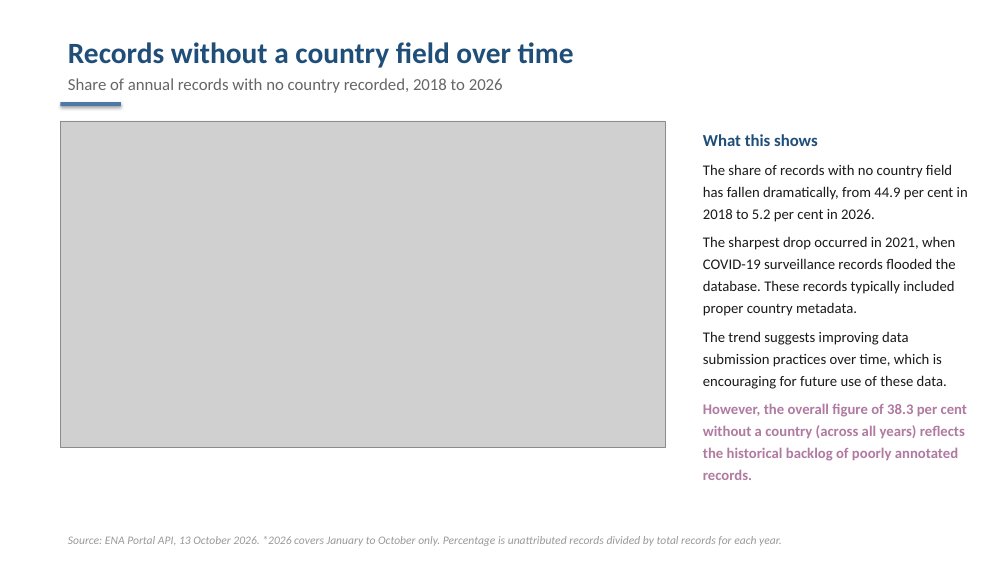
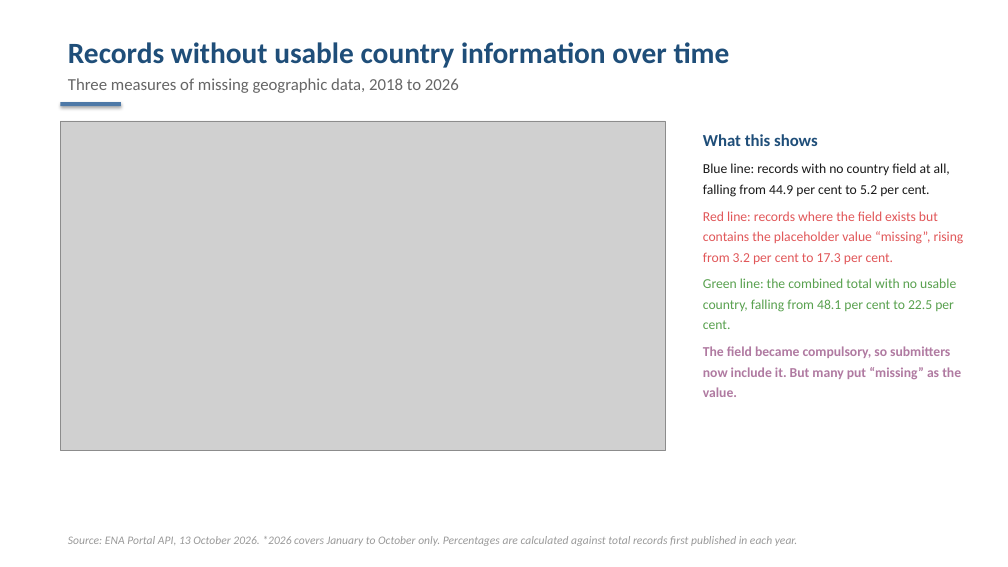
Before and after one commit to j-kind/insdc-provenance-cali-fund, a slide deck: slide 7 of pipeline/output/DRAFT_global_sequence_accessions.pptx. Drawn at 1008x567 pixels with LibreOffice and Linux fonts; fonts in the diff are those of the drawing; grey boxes stand for pictures. Boxes give left, top, right and bottom in pixels: in the first picture for what was removed or moved away, otherwise in the second. Text is boxed around its words. In the diff, an @@ line names an element or a change of style, - is before the commit and + after.

Commit message:
Update presentation: three-line no-country chart, substitution effect, vocabulary enforcement
- Chart now shows no-field, "missing" placeholder, and combined no-usable-country lines
- New slide: substitution effect (compulsory field reduced absences but created placeholders)
- New slide: controlled vocabulary vs free text in practice, with enforcement recommendation
- Presentation now 25 slides

```diff
--- a/pipeline/output/DRAFT_global_sequence_accessions.pptx
+++ b/pipeline/output/DRAFT_global_sequence_accessions.pptx
@@ text at <box>68,42,730,93</box>: text changed @@
-Records without a country field over time
-Share of annual records with no country recorded, 2018 to 2026
+Records without usable country information over time
+Three measures of missing geographic data, 2018 to 2026
@@ text at <box>703,163,964,397</box>: text changed; size 14 to 13 pt; text colour #1A1A1A to #E15759 @@
-The share of records with no country field has fallen dramatically, from 44.9 per cent in 2018 to 5.2 per cent in 2026.
-The sharpest drop occurred in 2021, when COVID-19 surveillance records flooded the database. These records typically included proper country metadata.
-The trend suggests improving data submission practices over time, which is encouraging for future use of these data.
-However, the overall figure of 38.3 per cent without a country (across all years) reflects the historical backlog of poorly annotated records.
+Blue line: records with no country field at all, falling from 44.9 per cent to 5.2 per cent.
+Red line: records where the field exists but contains the placeholder value “missing”, rising from 3.2 per cent to 17.3 per cent.
+Green line: the combined total with no usable country, falling from 48.1 per cent to 22.5 per cent.
+The field became compulsory, so submitters now include it. But many put “missing” as the value.
@@ text at <box>68,536,798,546</box>: text changed @@
-Source: ENA Portal API, 13 October 2026. *2026 covers January to October only. Percentage is unattributed records divided by total records for each year.
+Source: ENA Portal API, 13 October 2026. *2026 covers January to October only. Percentages are calculated against total records first published in each year.
```
Also in this commit, not shown: 9 other slides changed, 3 slides added, 1 slide removed, 1 other file.
